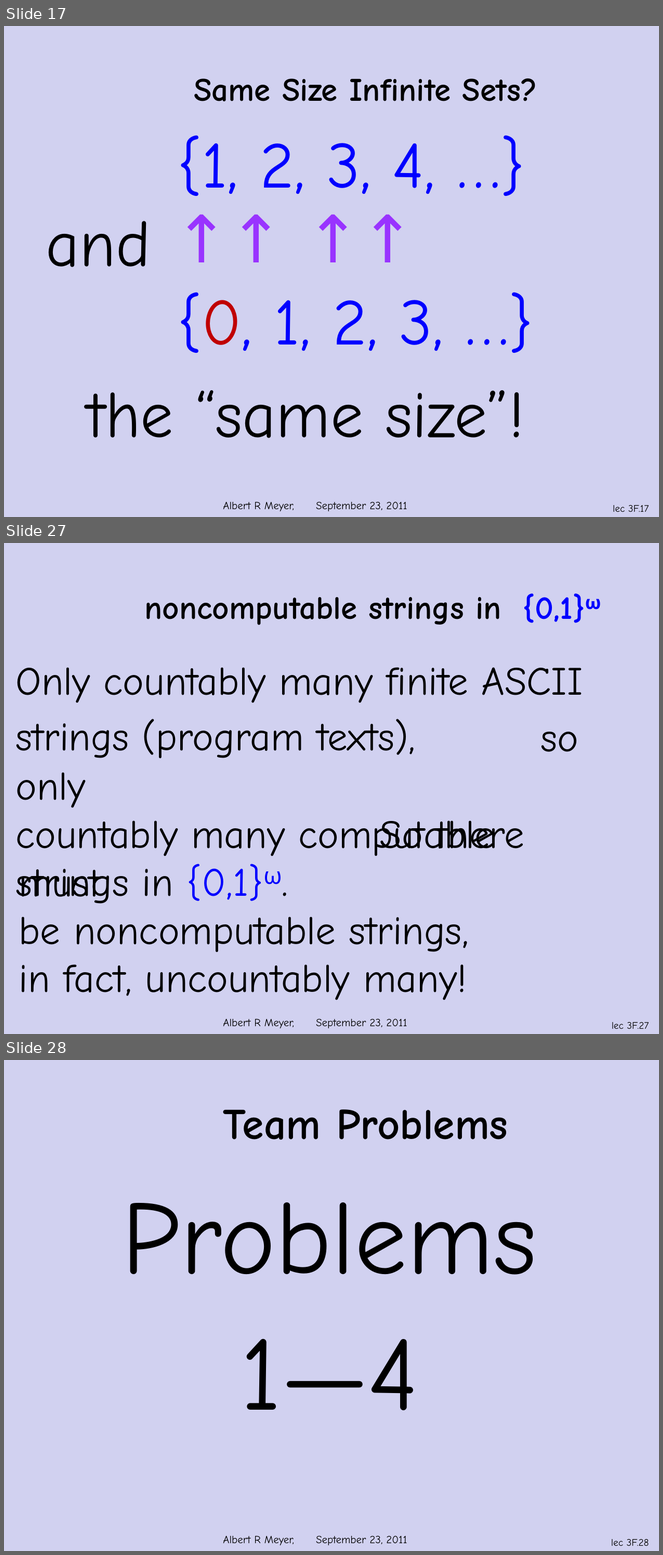
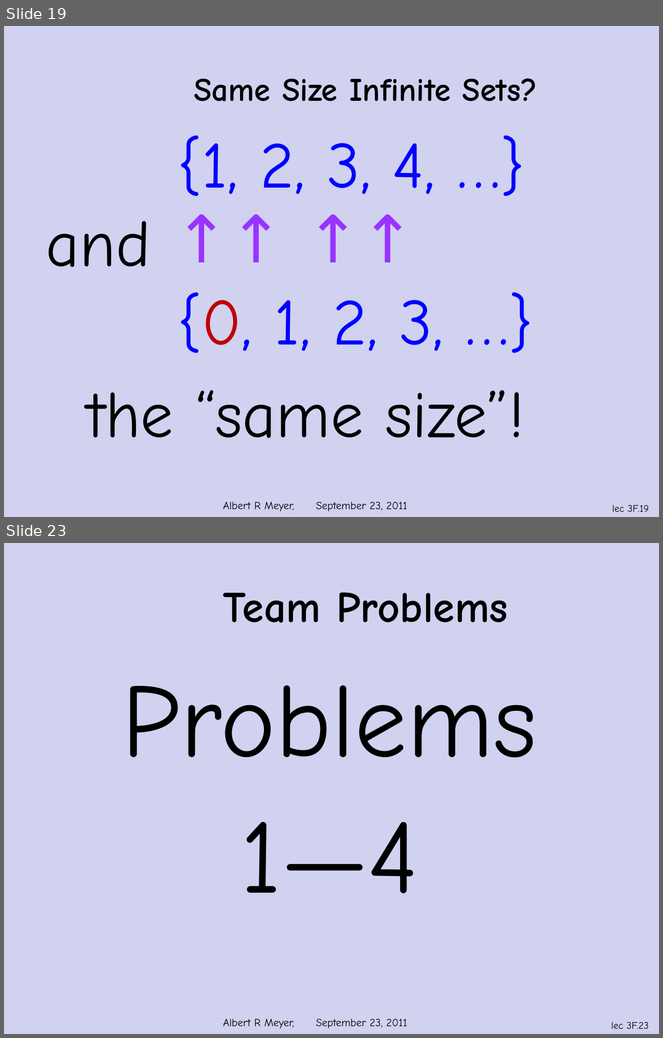
Before and after one commit to armeyer/mcs_web, a slide deck: fall11/slidesF11/slides3f.pptx. Shown one above the other, each under a label of ours: slides 17, 27 and 28 before the commit, slides 19 and 23 after it; the slides between them are not shown. The pictures are 663x1555 and 663x1038 pixels, drawn with LibreOffice and Linux fonts; fonts in the diff are those of the drawing; background and template pictures are left out. Boxes give left, top, right and bottom in pixels: in the first picture for what was removed or moved away, otherwise in the second. Text is boxed around its words. In the diff, an @@ line names an element or a change of style, - is before the commit and + after.

```diff
--- a/fall11/slidesF11/slides3f.pptx
+++ b/fall11/slidesF11/slides3f.pptx
@@ slide 27 removed at [4, 543, 659, 1034], background #D1D1F0; not listed: 2 template elements that a slide beside it also shows @@
@@ title removed at [144, 593, 601, 625] @@
-noncomputable strings in {0,1}ω
@@ text removed at [16, 667, 583, 759] @@
-Only countably many finite ASCII
-strings (program texts),
@@ text removed at [16, 732, 579, 904] @@
-so only
-countably many computable
-strings in {0,1}ω.
@@ text removed at [19, 821, 525, 1001] @@
-So there must
-be noncomputable strings,
-in fact, uncountably many!
@@ what was slide 17 is now slide 19 @@
@@ page number at [612, 505, 649, 512]: text changed @@
-lec 3F.17
+lec 3F.19
@@ what was slide 28 is now slide 23 @@
@@ page number at [611, 1022, 649, 1029]: text changed @@
-lec 3F.28
+lec 3F.23
```
Also in this commit, not shown: 7 slides changed, 2 slides added, 6 other slides removed, 1 other file.
